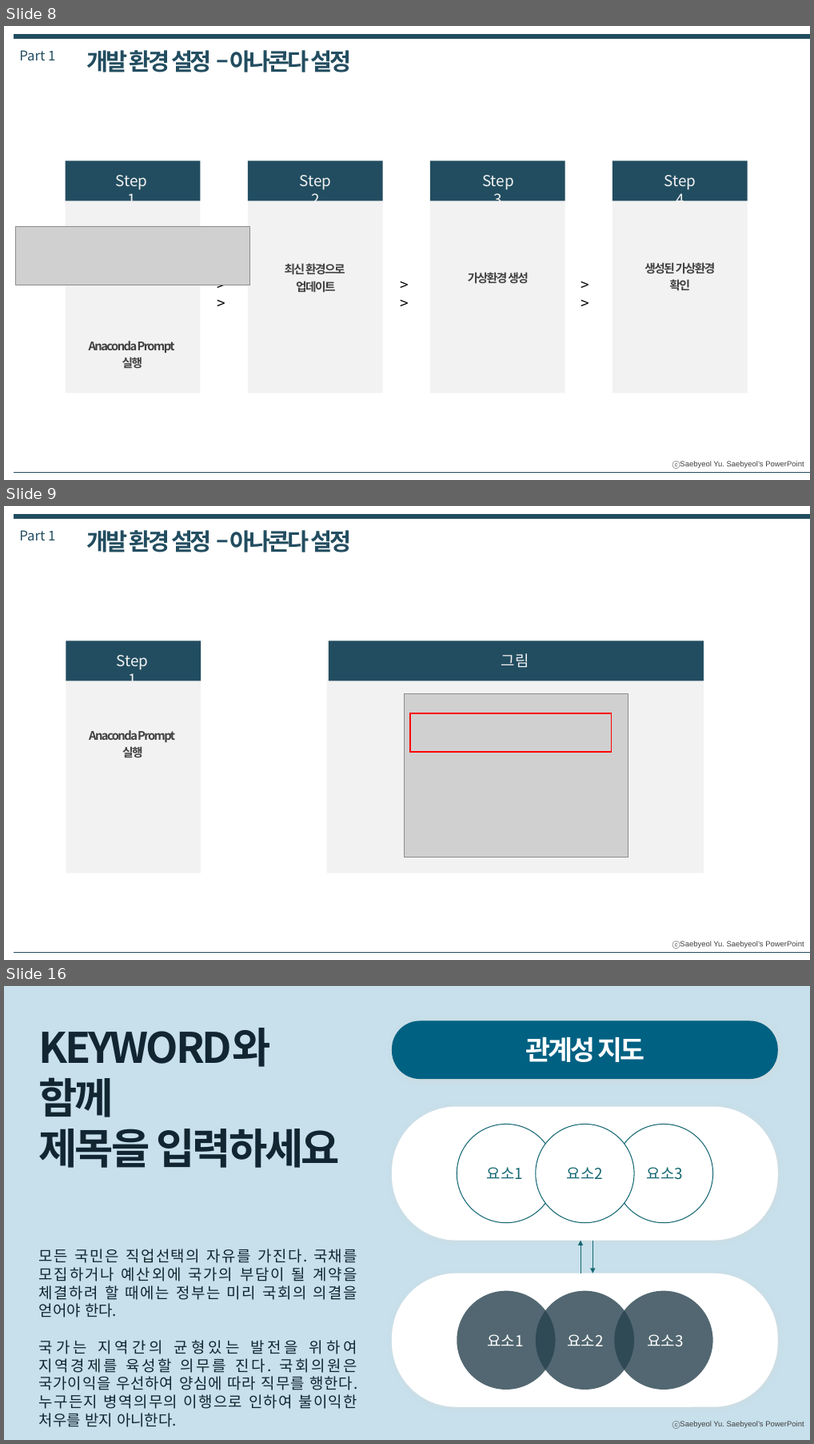
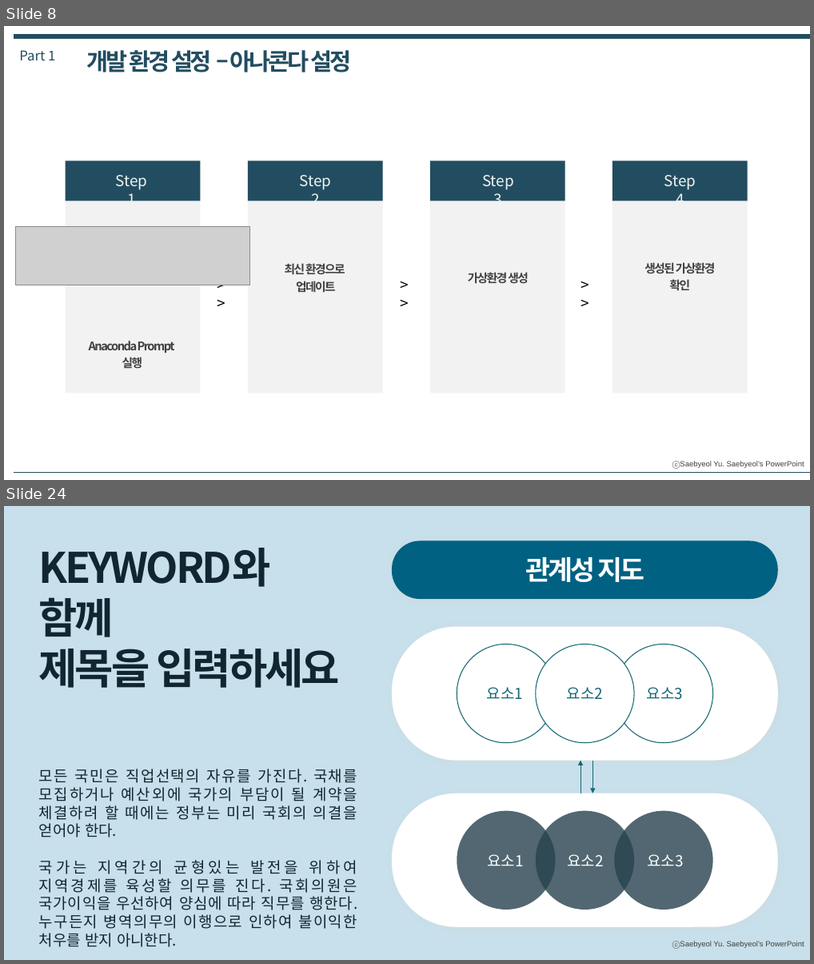
Before and after one commit to Busik-Kang/Busik-Kang.github.io, a slide deck: changwon/2022-2/datamining/발표 자료/(DataMining)20229350 강부식.pptx. Shown one above the other, each under a label of ours: slides 8, 9 and 16 before the commit, slides 8 and 24 after it; the slides between them are not shown. The pictures are 814x1444 and 814x964 pixels, drawn with LibreOffice and Linux fonts; fonts in the diff are those of the drawing; grey boxes stand for pictures. Boxes give left, top, right and bottom in pixels: in the first picture for what was removed or moved away, otherwise in the second. Text is boxed around its words. In the diff, an @@ line names an element or a change of style, - is before the commit and + after.

```diff
--- a/changwon/2022-2/datamining/발표 자료/(DataMining)20229350 강부식.pptx
+++ b/changwon/2022-2/datamining/발표 자료/(DataMining)20229350 강부식.pptx
@@ slide 9 removed at (x1=4, y1=506, x2=810, y2=960), background #FFFFFF; not listed: 1 template element that a slide beside it also shows @@
@@ line removed from (14, 517) to (810, 517) @@
@@ text removed at (x1=19, y1=530, x2=55, y2=540) @@
-Part 1
@@ text removed at (x1=87, y1=530, x2=351, y2=552) @@
-개발 환경 설정 – 아나콘다 설정
@@ rectangle removed at (x1=66, y1=641, x2=201, y2=873) @@
@@ rectangle removed at (x1=66, y1=641, x2=201, y2=681) @@
@@ rectangle removed at (x1=327, y1=641, x2=704, y2=873) @@
@@ rectangle removed at (x1=329, y1=641, x2=704, y2=681) @@
@@ text removed at (x1=117, y1=655, x2=149, y2=688) @@
-Step 1
@@ text removed at (x1=502, y1=653, x2=530, y2=668) @@
-그림
@@ picture removed at (x1=405, y1=693, x2=628, y2=857) @@
@@ rectangle removed at (x1=410, y1=713, x2=612, y2=751) @@
@@ text removed at (x1=89, y1=730, x2=175, y2=757) @@
-Anaconda Prompt
-실행
@@ line removed from (14, 952) to (810, 952) @@
@@ what was slide 16 is now slide 24 @@
```
Also in this commit, not shown: 1 slide changed, 12 slides added, 3 other slides removed, 7 other files.
